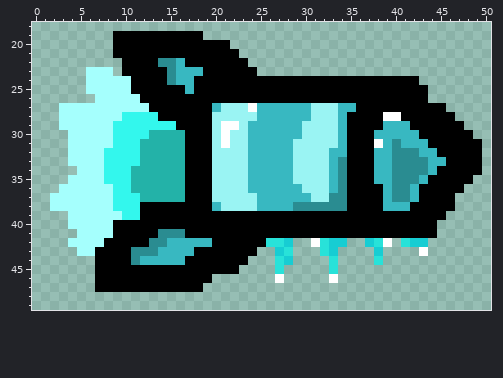
One commit to this pixel-art sprite: sprites/sRocket_Ice/6d5d46aa-a03b-4710-b4e4-03af309f9b59.png. Above is the file before it was changed.
The file is 64x64 pixels. Shown: x 0..50, y 18..49.
Now the later version:
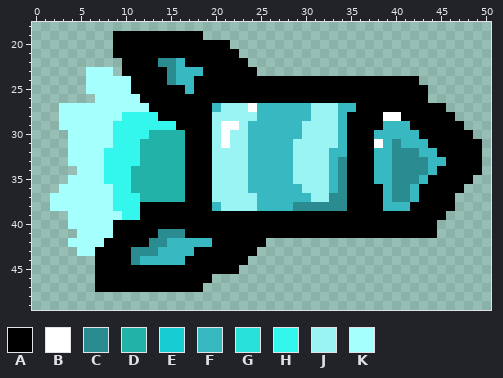
Palette (. is transparent): A #000000  B #ffffff  C #2a8c91  D #23b2a8  E #17cdd3  F #38b8c1  G #28e2d9  H #33f7ed  J #9af4f3  K #a5fffd
Change:
Changed rows in their new state; - is an unchanged pixel.
first column x 26:
42 ...--....--...-...
43 -..---..----.----.
44 -..----.----.-----
45 -.-----.----------
46 -.-----.----------
